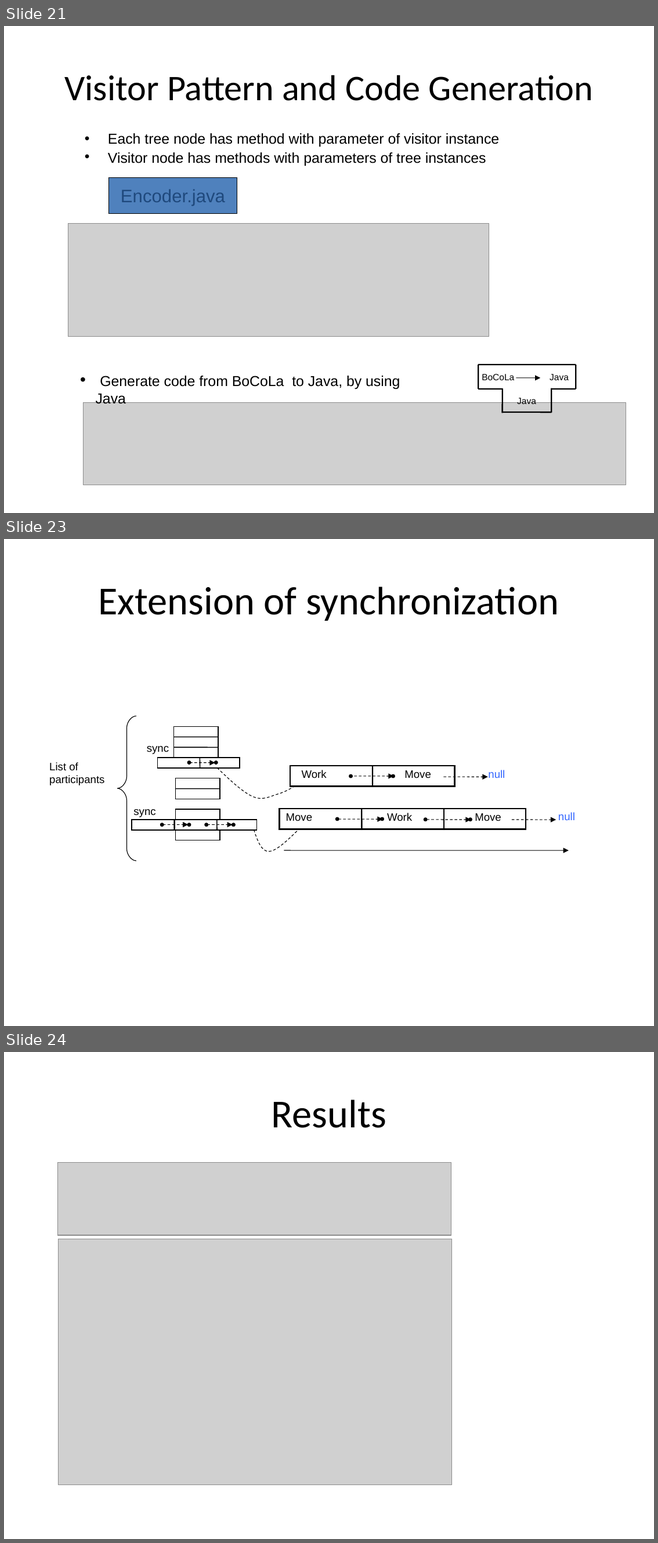
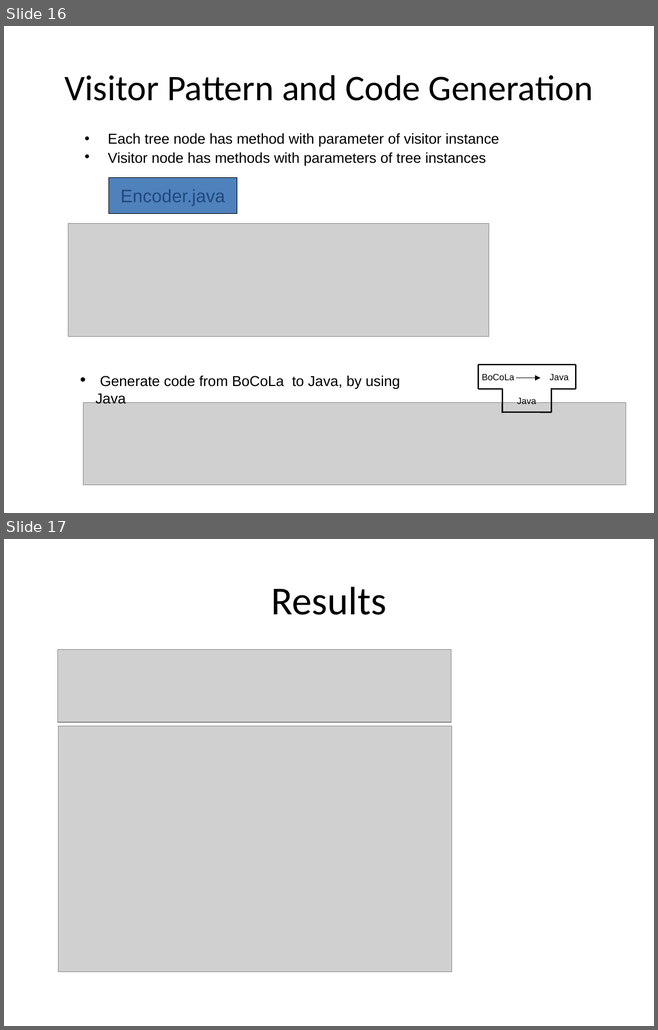
Before and after one commit to isurup/kalle-martin-group, a slide deck: SSE2/slides/1 Analysis.ppt. Shown one above the other, each under a label of ours: slides 21, 23 and 24 before the commit, slides 16 and 17 after it; the slides between them are not shown. The pictures are 658x1543 and 658x1030 pixels, drawn with LibreOffice and Linux fonts; fonts in the diff are those of the drawing; grey boxes stand for pictures. Boxes give left, top, right and bottom in pixels: in the first picture for what was removed or moved away, otherwise in the second. Text is boxed around its words. In the diff, an @@ line names an element or a change of style, - is before the commit and + after.

```diff
--- a/SSE2/slides/1 Analysis.ppt
+++ b/SSE2/slides/1 Analysis.ppt
@@ slide 23 removed at [4,539,654,1026], background #FFFFFF @@
@@ title removed at [99,587,558,621] @@
-Extension of synchronization
@@ group removed at [49,716,575,861]: 12 lines, 12 ellipses, 10 texts, 9 rectangles, 9 arrows, 3 freeform shapes @@
-sync
-sync
-Work
-Move
-Move
-Work
-Move
-null
-null
-List of participants
@@ what was slide 21 is now slide 16 @@
@@ what was slide 24 is now slide 17 @@
```
Also in this commit, not shown: 1 slide changed, 2 slides added, 8 other slides removed.
